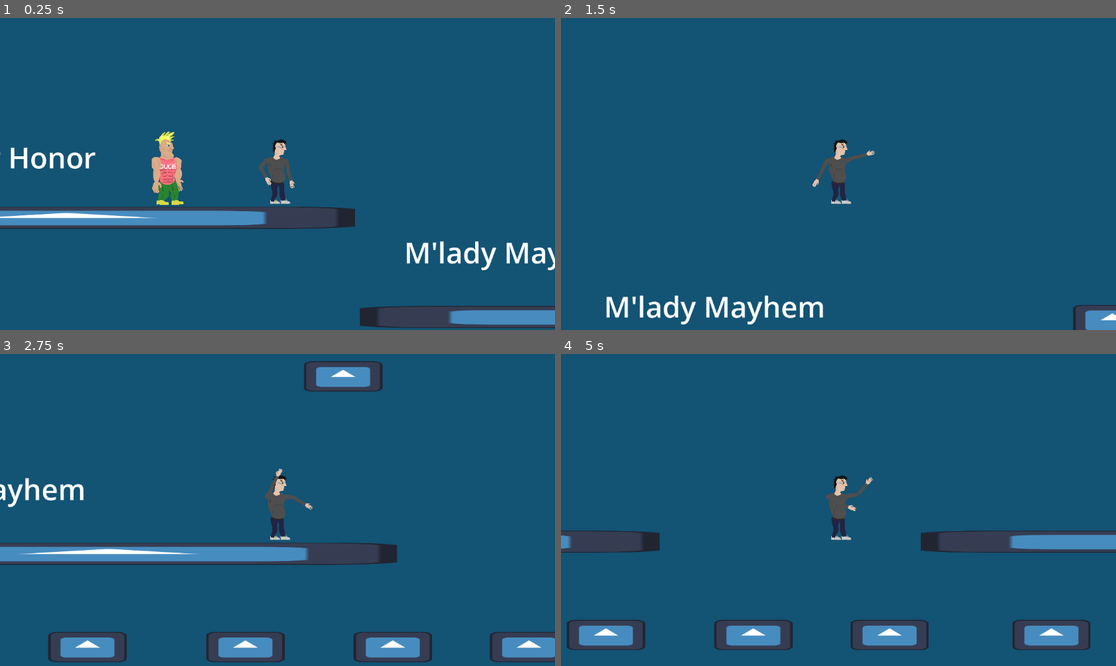
Above: before the commit, frames 1-4 (two rows, left to right).
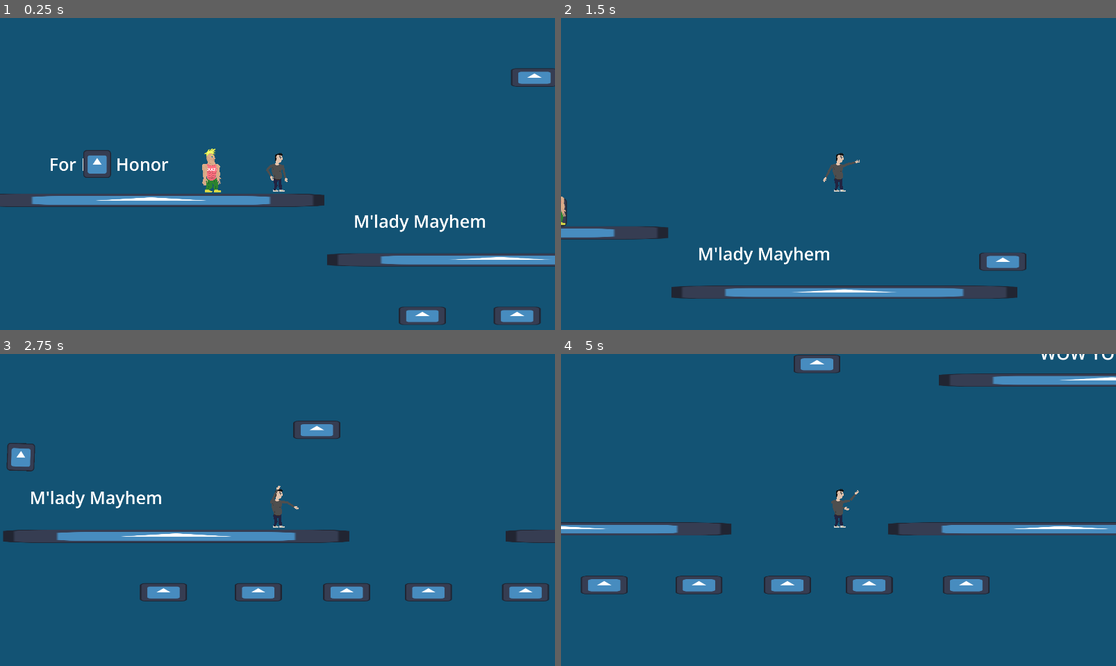
Above: after the commit, the same moments.

Repository: Birbhammer/Tuggers
Game: Godot game, scene res://Levels/test_world.tscn
The game is run twice, just before and just after one commit, with the same random seed, the same clock (stepped at 60 frames per second) and the same inputs. The engine's default icon, where the game draws it, is replaced by a stand-in: a white triangle on a blue panel in a dark square.
Inputs:
- Up to frame 1 (0.25 s): no input
- Up to frame 2 (1.5 s): hold D (Right1) from 0.53 s (still down); tap Space (Jump1) at 0.77 s
- Up to frame 3 (2.75 s): tap Space (Jump1) at 1.52 s; release D (Right1) at 2.03 s; hold A (Left1) from 2.03 s (still down)
- Up to frame 4 (5 s): release A (Left1) at 2.78 s; hold D (Right1) 2.78-4.28 s; tap Space (Jump1) at 3.02, 3.77, 4.52 s; hold A (Left1) from 4.28 s (still down)

The runs differ from the first frame. In frame 1, 14% of the frame differs, in the area x 0-100%, y 16-100%; in frame 2, 6.7%; in frame 3, 19%, in the area x 0-100%, y 2-99%; in frame 4, 16%.

Commit message:
Fixed game resolution to 1920x1080

Diff:
--- a/Player/Chad/chad_body.tscn
+++ b/Player/Chad/chad_body.tscn
@@ -162,7 +162,6 @@
 z_as_relative = false
 position = Vector2(435, 2400)
 rotation = -0.01105
-scale = Vector2(1, 1)
 offset = Vector2(-3091, -3847)
 texture = ExtResource("1_pfijs")
 polygon = PackedVector2Array(2912.86, 3701.58, 2924.34, 4007.87, 3701.57, 3996.39, 3682.42, 3759.01, 3445.04, 3732.21, 3291.9, 3632.66)
@@ -223,7 +222,6 @@
 [node name="FootR" type="Bone2D" parent="Skeleton2D/Chest/LegR/ShinR"]
 position = Vector2(-166.812, 617.168)
 rotation = -0.14929
-scale = Vector2(1, 1)
 rest = Transform2D(1, 0, 0, 1, -52, 573)
 auto_calculate_length_and_angle = false
 length = 340.366
@@ -246,7 +244,6 @@
 [node name="ShinL" type="Bone2D" parent="Skeleton2D/Chest/LegL"]
 position = Vector2(260, 590.009)
 rotation = -0.401059
-scale = Vector2(1, 1)
 rest = Transform2D(1, 0, 0, 1, 260, 590)
 metadata/_local_pose_override_enabled_ = true
 
--- a/project.godot
+++ b/project.godot
@@ -14,6 +14,13 @@
 run/main_scene="uid://dhi8dmlwr0rwd"
 config/features=PackedStringArray("4.4", "Mobile")
 config/icon="res://icon.svg"
+
+[display]
+
+window/size/viewport_width=1920
+window/size/viewport_height=1080
+window/size/mode=3
+window/size/resizable=false
 
 [input]
 
